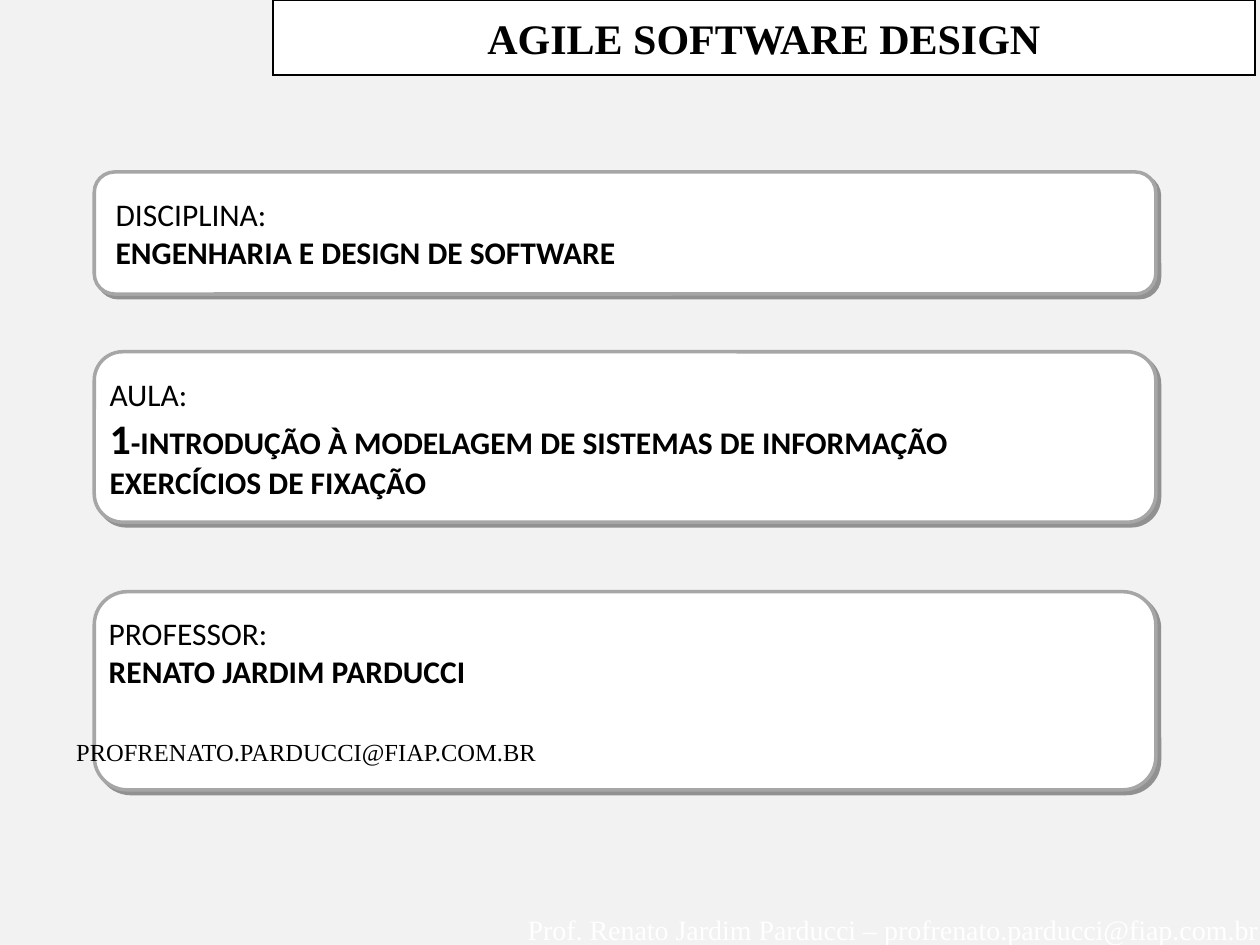
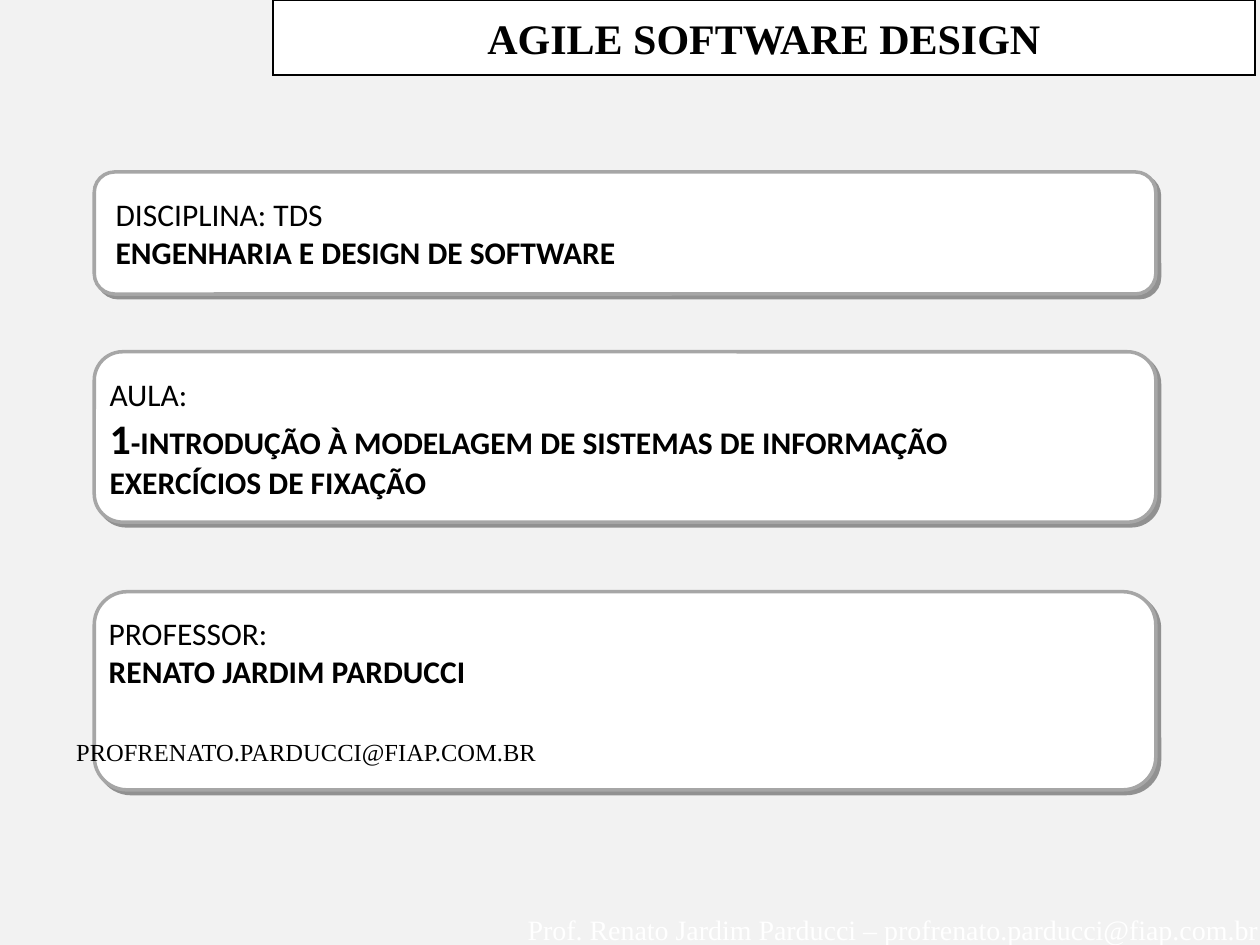
Before and after one commit to GustavoFIAP/SI-ESTACIONAMENTO, a slide deck: slide 2 of Documentação-Engenharia/FIAP--AgleModeling-Aula-1-INTRODUCAO-ENGSW-EXERCICIOS.ppt. Drawn at 1260x945 pixels with LibreOffice and Linux fonts; fonts in the diff are those of the drawing; background and template pictures are left out. Boxes give left, top, right and bottom in pixels: in the first picture for what was removed or moved away, otherwise in the second. Text is boxed around its words. In the diff, an @@ line names an element or a change of style, - is before the commit and + after.

Commit message:
Alteração do slide
Alteração do slide

```diff
--- a/Documentação-Engenharia/FIAP--AgleModeling-Aula-1-INTRODUCAO-ENGSW-EXERCICIOS.ppt
+++ b/Documentação-Engenharia/FIAP--AgleModeling-Aula-1-INTRODUCAO-ENGSW-EXERCICIOS.ppt
@@ text at (116,205,322,227): text changed @@
-DISCIPLINA:
+DISCIPLINA: TDS
```
